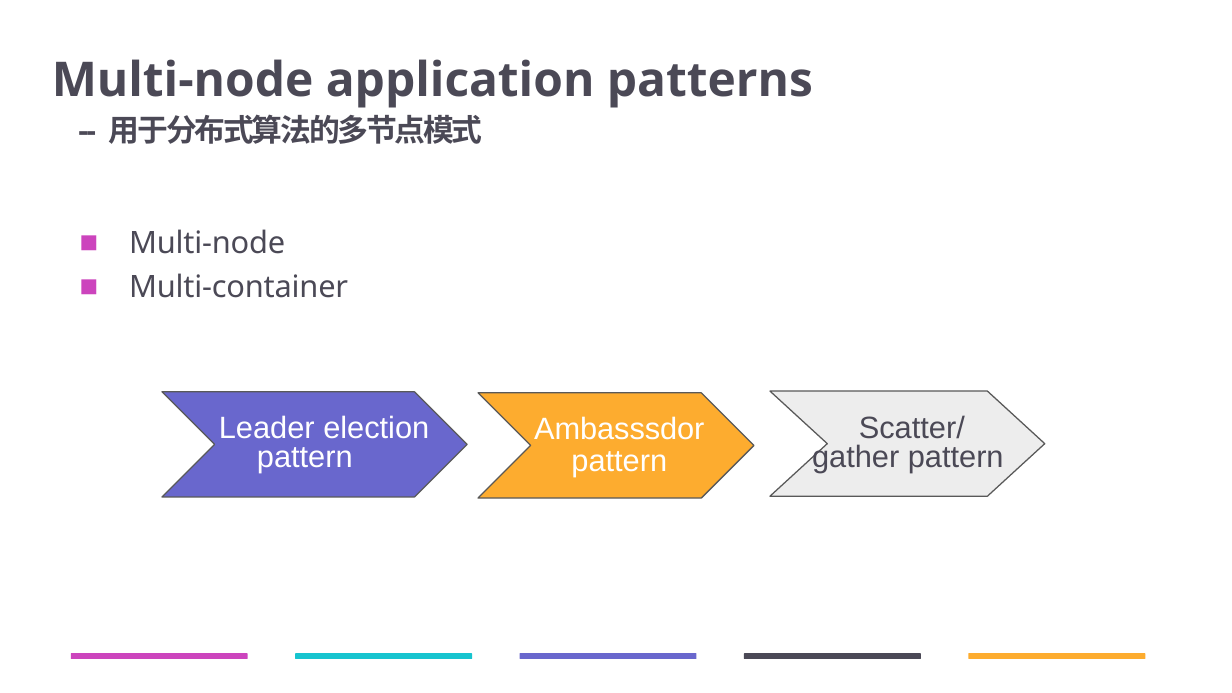
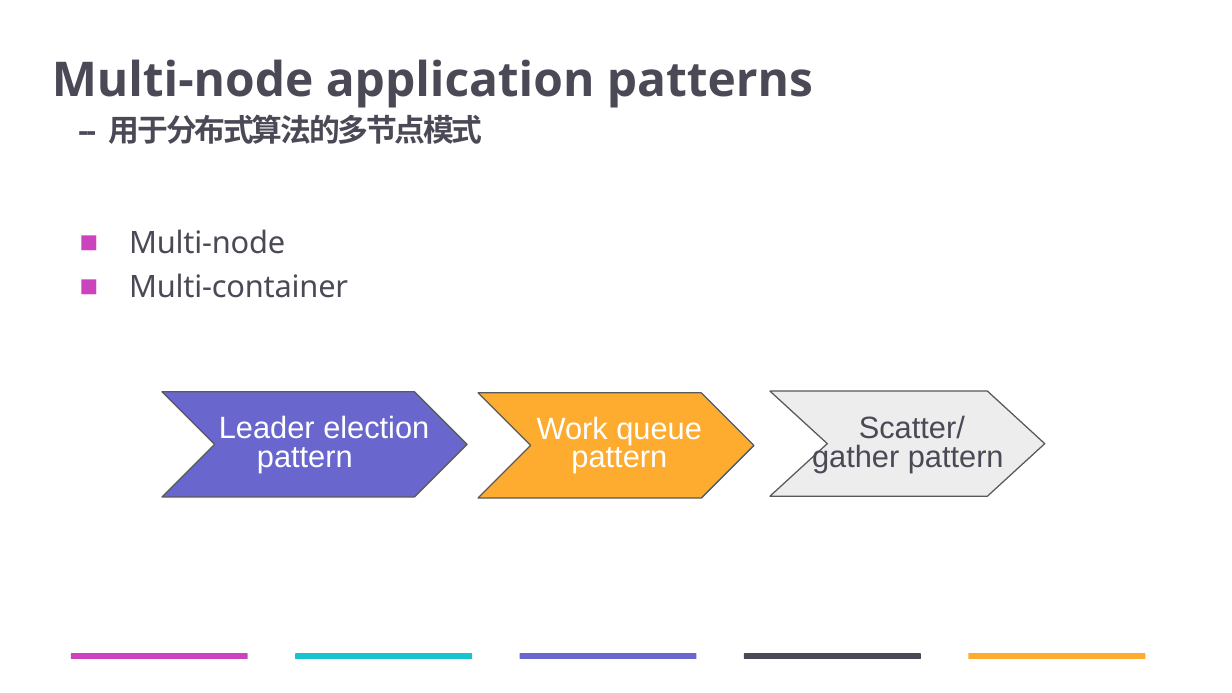
Before and after one commit to Twenty3hree/design_patterns, a slide deck: slide 19 of 10-孟慧玲组/Finished - Design Patterns for Container-Based Distributed Systems.pptx. Drawn at 1232x693 pixels with LibreOffice and Linux fonts; fonts in the diff are those of the drawing. Boxes give left, top, right and bottom in pixels: in the first picture for what was removed or moved away, otherwise in the second. Text is boxed around its words. In the diff, an @@ line names an element or a change of style, - is before the commit and + after.

```diff
--- a/10-孟慧玲组/Finished - Design Patterns for Container-Based Distributed Systems.pptx
+++ b/10-孟慧玲组/Finished - Design Patterns for Container-Based Distributed Systems.pptx
@@ text at box(537, 416, 702, 473): text changed @@
-Ambasssdor
-pattern
+Work queue pattern
```
Also in this commit, not shown: 7 other files.
